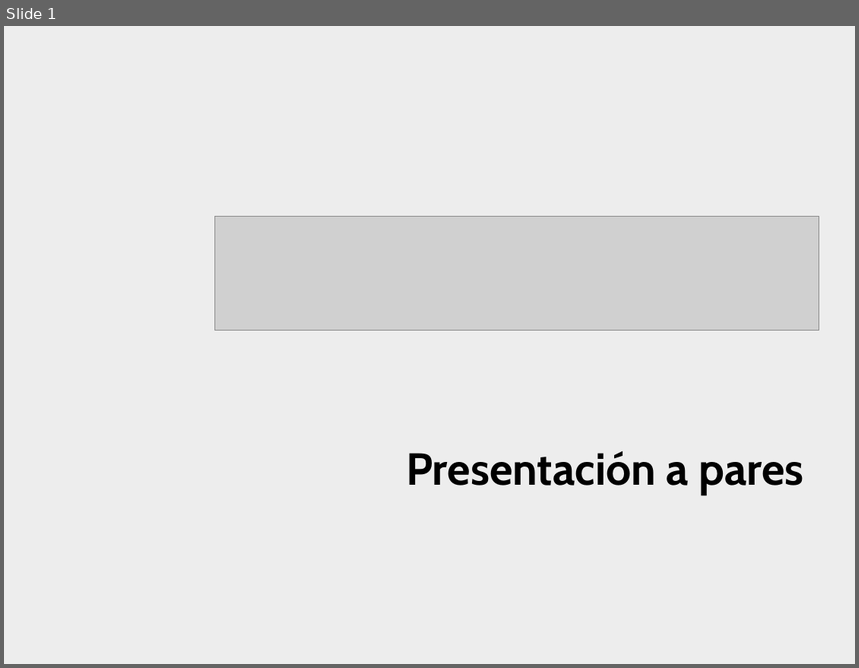
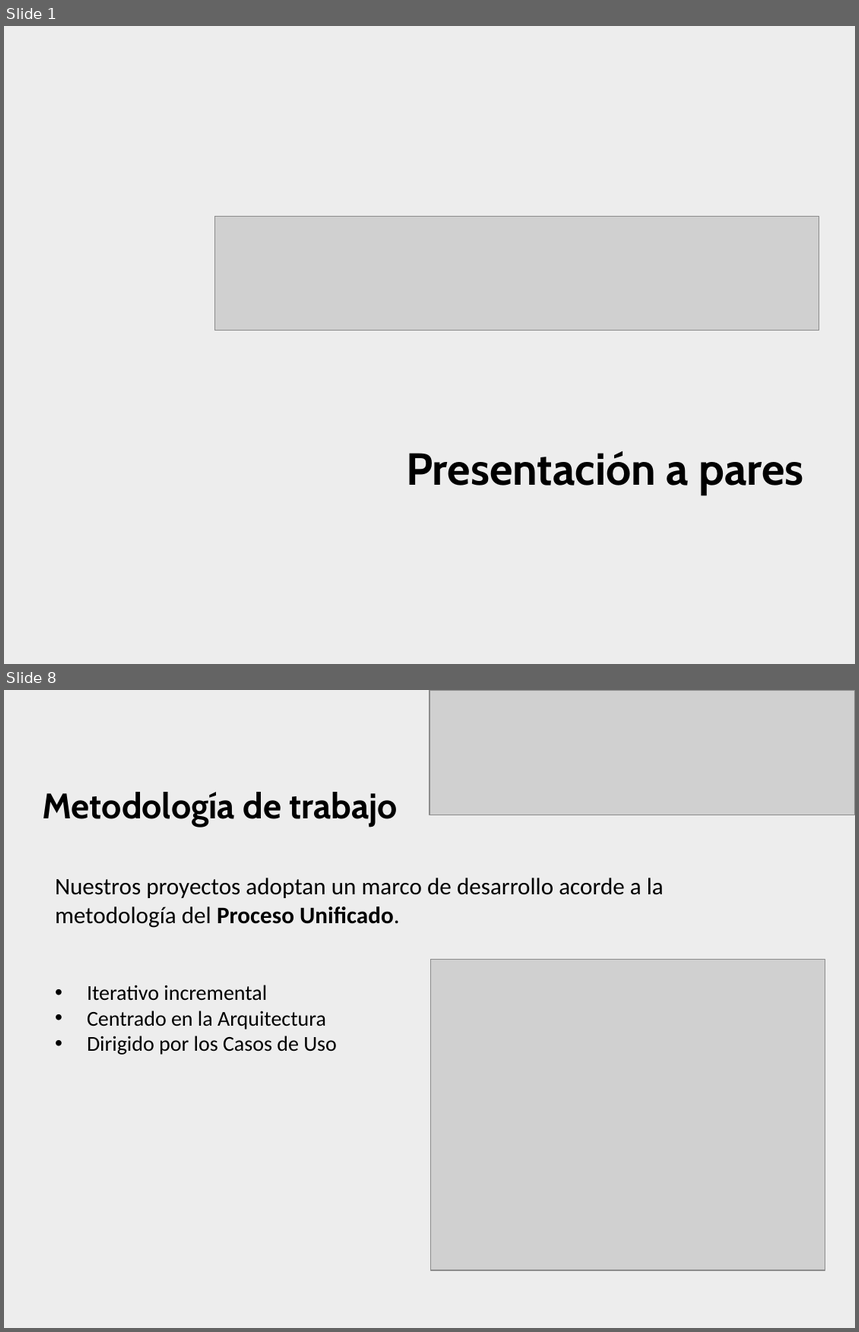
Before and after one commit to damianlezcano/svn-ort, a slide deck: se/Trabajo Profesional/Presentación a pares.pptx. Shown one above the other, each under a label of ours: slide 1 before the commit, slides 1 and 8 after it; the slides between them are not shown. The pictures are 859x668 and 859x1332 pixels, drawn with LibreOffice and Linux fonts; fonts in the diff are those of the drawing; grey boxes stand for pictures; background and template pictures are left out. Boxes give left, top, right and bottom in pixels: in the first picture for what was removed or moved away, otherwise in the second. Text is boxed around its words. In the diff, an @@ line names an element or a change of style, - is before the commit and + after.

```diff
--- a/se/Trabajo Profesional/Presentación a pares.pptx
+++ b/se/Trabajo Profesional/Presentación a pares.pptx
@@ slide 8 added at (4,690,855,1328), background picture (left out) @@
@@ picture added at (430,690,855,815) @@
@@ title added at (43,792,398,827), 30 pt, text #000000, bold @@
+Metodología de trabajo
@@ text added at (55,878,664,1055), 20 pt, text #000000 @@
+Nuestros proyectos adoptan un marco de desarrollo acorde a la
+metodología del Proceso Unificado.
+• Iterativo incremental
+• Centrado en la Arquitectura
+• Dirigido por los Casos de Uso
@@ picture added at (430,959,826,1271) @@
```
Also in this commit, not shown: 1 slide changed, 5 other slides added.
